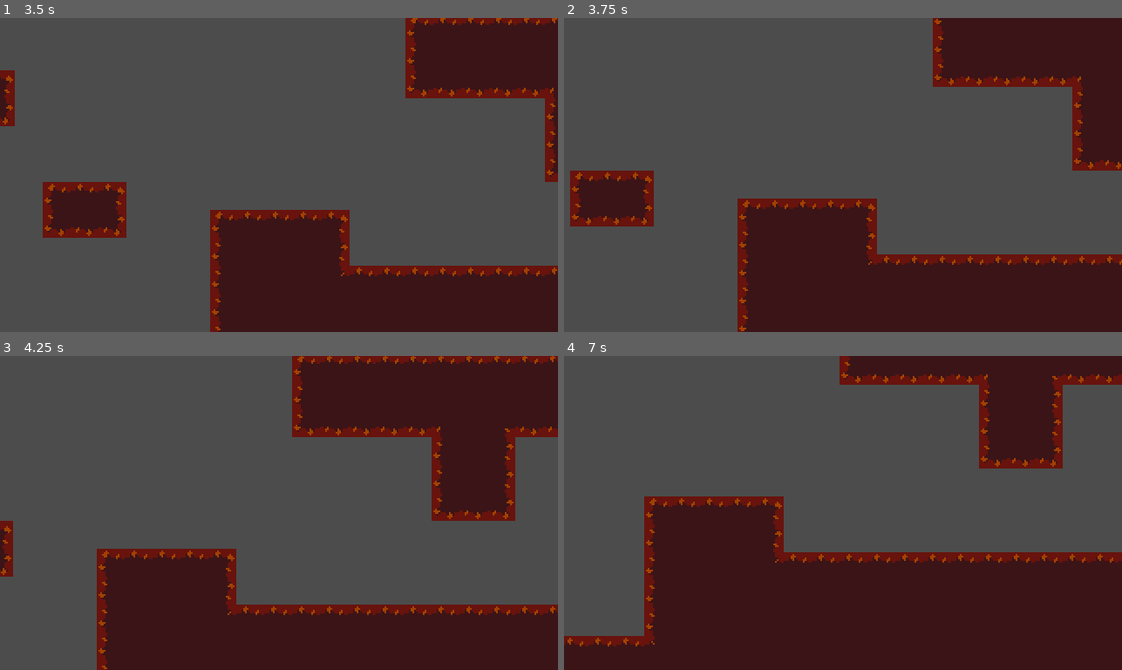
Above: before the commit, frames 1-4 (two rows, left to right).
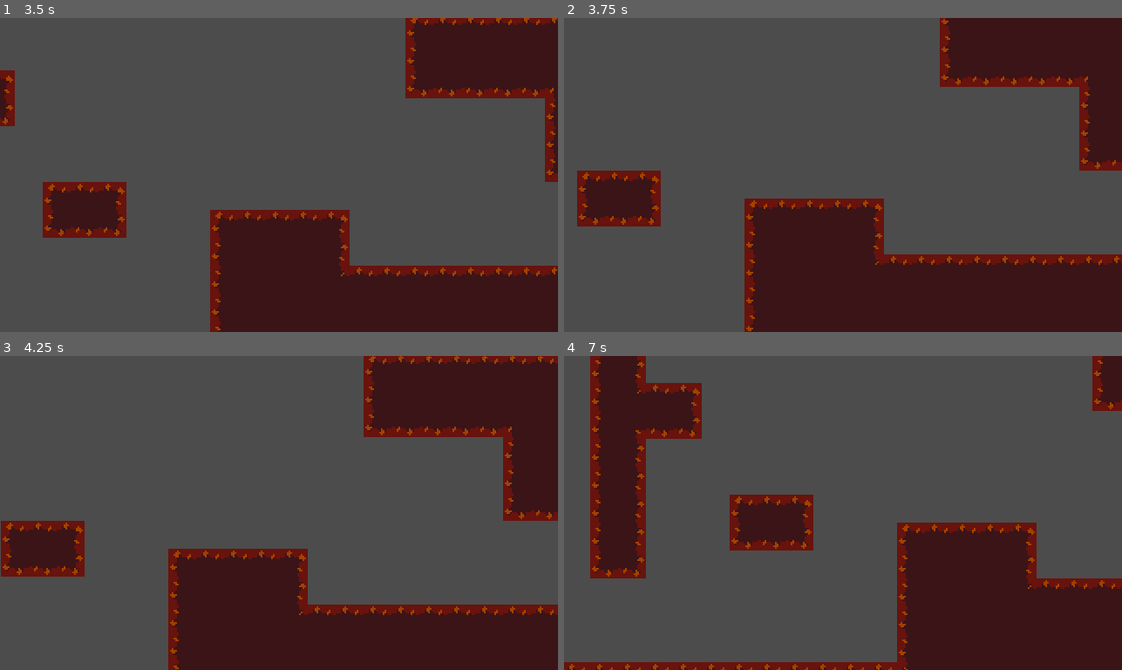
Above: after the commit, the same moments.

Repository: debobrad579/Labyrinth
Game: Godot game, scene res://Main.tscn
The game is run twice, just before and just after one commit, with the same random seed, the same clock (stepped at 60 frames per second) and the same inputs.
Inputs (mouse positions are in pixels of both pictures, inside the frame that each line leads up to):
- Up to frame 1 (3.5 s): move the mouse to (401, 159) at 0.52 s; hold D (walk_right_p1) 0.53-2.03 s; click (401, 159) at 0.6 s; tap Space (jump_p1) at 0.77, 1.52, 3.02 s; move the mouse to (167, 190) at 1.27 s; right-click (167, 190) at 1.35 s; move the mouse to (334, 105) at 2.02 s; hold A (walk_left_p1) 2.03-2.78 s; tap F (dash_p1) at 2.1 s; move the mouse to (251, 237) at 2.77 s; hold D (walk_right_p1) from 2.78 s (still down); tap Left (walk_left_p2) at 2.85 s
- Up to frame 2 (3.75 s): keep holding D (walk_right_p1); move the mouse to (1010, 222) at 3.52 s; tap Right (walk_right_p2) at 3.6 s
- Up to frame 3 (4.25 s): keep holding D (walk_right_p1); tap Space (jump_p1) at 3.77 s
- Up to frame 4 (7 s): move the mouse to (675, 465) at 4.27 s; release D (walk_right_p1) at 4.28 s; hold A (walk_left_p1) 4.28-5.03 s; click (675, 465) at 4.35 s; tap Space (jump_p1) at 4.52, 6.02, 6.77 s; move the mouse to (870, 513) at 5.02 s; hold D (walk_right_p1) 5.03-5.78 s; right-click (870, 513) at 5.1 s; move the mouse to (759, 434) at 5.77 s; hold A (walk_left_p1) from 5.78 s (still down); tap F (dash_p1) at 5.85 s; move the mouse to (965, 497) at 6.52 s; tap Left (walk_left_p2) at 6.6 s

Frame 1 is identical in both runs. In frame 2, 5.0% of the frame differs, in the area x 1-100%, y 0-100%; in frame 3, 22%; in frame 4, 46%, in the area x 0-100%, y 0-100%.
Error before the commit: Invalid get index 'position' (on base: 'previously freed instance'). (res://Player/Camera.gd:33)

Commit message:
Changed main enemy script.

Diff:
--- a/Enemies/EnemiesInheritance/Enemy.gd
+++ b/Enemies/EnemiesInheritance/Enemy.gd
@@ -1,24 +1,155 @@
 class_name DefaultEnemy
 extends KinematicBody2D
 
+enum{
+	IDLE,
+	WANDER,
+	CHASE
+}
+
+export var ACCELERATION = 300
+export var MAX_SPEED = 30
+export var FRICTION = 200
+export var WANDER_TARGET_RANGE = 4
+export var GRAVITY = 300
+export var KNOCKBACK_STRENGTH_Y = 100
+export var KNOCKBACK_STRENGTH_X = 150
+export var AIR_BORNE = false
+export var AI = false
+
+var motion = Vector2.ZERO
+var knockback = Vector2.ZERO
+var aim = Vector2.ZERO
+var target_player = null
+var pursuit_timer_active = false
+var state = IDLE
+
 onready var players = get_tree().get_nodes_in_group("Players")
 onready var objectDetector = $ObjectDetector
+onready var stats = $Stats
+onready var playerDetection = $PlayerDetection
+onready var hurtbox = $Hurtbox
+onready var wanderController = $WanderController
+onready var pursuitTimer = $PursuitTimer
 
-func target_player_in_sight(player_list : Array = players):
+func _ready():
+	if AI == true:
+		if players.size() > 0:
+			objectDetector.cast_to = players[0].position - position
+	if AIR_BORNE == true:
+		KNOCKBACK_STRENGTH_Y = 0
 
-	var target_player
+func _physics_process(delta):
+	knockback = knockback.move_toward(Vector2.ZERO, FRICTION * delta)
+	knockback = move_and_slide(knockback)
+	print(motion.x)
+	print(state)
+	if AI == true:
+		match state:
+			IDLE:
+				motion = motion.move_toward(Vector2.ZERO, FRICTION * delta)
+			# If the enemy was moving, it will slow to a stop.
+				seek_player()
+			# The enemy searches for the player while in the "IDLE" state.
 
-	if players.size() > 0:
-		if players[0] == player_list[0]:
-			target_player = players[0]
-		elif players[1] == player_list[0]:
-			target_player = players[1]
+				if wanderController.get_time_left() == 0:
+					change_state()
+			WANDER:
+				seek_player()
+			# The enemy still searches for the player while in the "WANDER" state.
 
-	if target_player != null :
-		objectDetector.cast_to = target_player.position - position
+				if wanderController.get_time_left() == 0:
+					change_state()
+				# After a certain amount of time, the enemy will choose a random state.
 
+				accelerate_towards_point(wanderController.targetPosition, delta)
+				if global_position.distance_to(wanderController.targetPosition) <= WANDER_TARGET_RANGE:
+					change_state()
+			# If the player is not detected and the enemy's "WANDER" state is chosen, the
+			# enemy will chose a spot to wander to, then move towards that spot. The enemy
+			# will then choose a random state.
 
-	if not objectDetector.is_colliding() and target_player != null:
-		return target_player
+			CHASE:
+				# Added seek_player() in here, just so the monster keeps
+				# checking line of sight.
+				seek_player()
+
+				# If the object detector is colliding, but the state is still
+				# CHASE, then check the timer
+				if objectDetector.is_colliding():
+					# If the timer hasn't started yet, start it.
+					if pursuit_timer_active == false:
+						pursuitTimer.start()
+						pursuit_timer_active = true
+
+					# if the timer has started, but run out, then switch states.
+					# This gives the monster a 3 second pursuit length, but this
+					# can be changed under the 'PursuitTimer' node.
+					elif pursuit_timer_active == true and pursuitTimer.is_stopped():
+						pursuit_timer_active = false
+						state = pick_random_state([IDLE, WANDER])
+
+				# NOTE THE AIM! Aim is the relative position from the monster, so
+				# One the player moves out of the 'line of sight' aim is perserved
+				# as the last location, so the monster keeps moving in that direction.
+				# Note that this acts like the monster keeps moving in a given
+				# direction. I can explain this more if you want.
+				accelerate_towards_point(position + aim, delta)
+				print(aim)
+	if AIR_BORNE == false:
+		var gravity_vector = Vector2(0, GRAVITY)
+		motion += gravity_vector * delta
+		motion = move_and_slide(motion, -gravity_vector, true, 4, PI/4, false)
 	else:
-		return null
+		motion = move_and_slide(motion)
+
+func seek_player():
+	if playerDetection.can_see_player():
+
+		if players.size() > 0:
+		# So if a player is detected, then it will check which
+		# player is the first on the player detection list.
+		# This is then assigned as the "target_player".
+			if players[0] == playerDetection.players[0]:
+				target_player = players[0]
+			elif players[1] == playerDetection.players[0]:
+				target_player = players[1]
+
+		# Cast the raycast at the target player (position is different from
+		# cast_to. Cast_to is the tip relative to position. In this case
+		# We want to move the tip, not position.
+		# Note that the cast_to is set to the players position relative to the
+		# monsters. Without the - position (minus monster's position) the
+		# tip will not go to the player, but to the player + the monsters position
+		# from the origin.
+		if target_player != null:
+			objectDetector.cast_to = target_player.position - position
+
+		if not objectDetector.is_colliding():
+			aim = objectDetector.cast_to
+			state = CHASE
+
+func accelerate_towards_point(point, delta):
+	var direction = global_position.direction_to(point)
+	if AIR_BORNE == true:
+		motion = motion.move_toward(direction * MAX_SPEED, ACCELERATION * delta)
+	else:
+		motion.x = motion.move_toward(direction * MAX_SPEED, ACCELERATION * delta).x
+
+func change_state():
+	state = pick_random_state([IDLE, WANDER])
+	wanderController.start_wander_timer(rand_range(1, 3))
+
+func pick_random_state(state_list):
+	state_list.shuffle()
+	return state_list.pop_front()
+
+func _on_Hurtbox_area_entered(area):
+	stats.health -= 1
+	if area.knockback_2 == 0:
+		knockback = Vector2(KNOCKBACK_STRENGTH_X, -KNOCKBACK_STRENGTH_Y)
+	else:
+		knockback = Vector2(-KNOCKBACK_STRENGTH_X, -KNOCKBACK_STRENGTH_Y)
+
+func _on_Stats_no_health():
+	queue_free()
--- a/Enemies/EnemiesInheritance/Enemy.tscn
+++ b/Enemies/EnemiesInheritance/Enemy.tscn
@@ -9,6 +9,7 @@
 [ext_resource path="res://Enemies/EnemiesInheritance/Enemy.gd" type="Script" id=7]
 
 [node name="Enemy" type="KinematicBody2D"]
+collision_layer = 16
 script = ExtResource( 7 )
 
 [node name="CollisionShape2D" type="CollisionShape2D" parent="."]
@@ -27,6 +28,12 @@
 
 [node name="ObjectDetector" parent="." instance=ExtResource( 1 )]
 
+[node name="PursuitTimer" type="Timer" parent="."]
+wait_time = 3.0
+one_shot = true
+[connection signal="no_health" from="Stats" to="." method="_on_Stats_no_health"]
+[connection signal="area_entered" from="Hurtbox" to="." method="_on_Hurtbox_area_entered"]
+
 [editable path="Hurtbox"]
 
 [editable path="Hitbox"]
--- /dev/null
+++ b/Enemies/Enemy.tscn
@@ -0,0 +1,3 @@
+[gd_scene format=2]
+
+[node name="JumpEnemy" type="KinematicBody2D"]
--- a/Enemies/FlyingEnemy.tscn
+++ b/Enemies/FlyingEnemy.tscn
@@ -7,7 +7,6 @@
 [ext_resource path="res://ReusableNodes/PlayerDetection.tscn" type="PackedScene" id=5]
 [ext_resource path="res://ReusableNodes/WanderController.tscn" type="PackedScene" id=6]
 [ext_resource path="res://ReusableNodes/ObjectDetector.tscn" type="PackedScene" id=7]
-[ext_resource path="res://ReusableNodes/Hitbox.gd" type="Script" id=8]
 
 [sub_resource type="CapsuleShape2D" id=1]
 radius = 8.0
@@ -37,13 +36,11 @@
 [node name="Hitbox" parent="." instance=ExtResource( 3 )]
 collision_layer = 8
 collision_mask = 64
-script = ExtResource( 8 )
 
 [node name="CollisionShape2D" parent="Hitbox" index="0"]
 shape = SubResource( 2 )
 
 [node name="Hurtbox" parent="." instance=ExtResource( 4 )]
-collision_layer = 4
 collision_mask = 32
 
 [node name="CollisionShape2D" parent="Hurtbox" index="0"]
--- /dev/null
+++ b/Enemies/FlyingEnemy2.tscn
@@ -0,0 +1,29 @@
+[gd_scene load_steps=5 format=2]
+
+[ext_resource path="res://Enemy.gd" type="Script" id=1]
+[ext_resource path="res://Enemies/EnemiesInheritance/Enemy.tscn" type="PackedScene" id=2]
+
+[sub_resource type="CircleShape2D" id=1]
+
+[sub_resource type="CircleShape2D" id=2]
+radius = 114.543
+
+[node name="Enemy" instance=ExtResource( 2 )]
+script = ExtResource( 1 )
+AIR_BORNE = true
+AI = true
+
+[node name="CollisionShape2D" parent="." index="0"]
+shape = SubResource( 1 )
+
+[node name="CollisionShape2D" parent="PlayerDetection" index="0"]
+shape = SubResource( 2 )
+
+[node name="WanderController" parent="." index="6"]
+WANDER_RANGE = 64
+
+[editable path="Hurtbox"]
+
+[editable path="Hitbox"]
+
+[editable path="PlayerDetection"]
--- a/Enemies/FlyingEnemyAI.gd
+++ b/Enemies/FlyingEnemyAI.gd
@@ -43,8 +43,6 @@
 
 func _ready():
 	state = pick_random_state([IDLE, WANDER])
-
-	print(players)
 
 	# NOTE!! ----------------------------------------------------------------------
 	# Due to a weird bug, the raycast won't initialize properly until the first
--- a/Enemies/GroundEnemy.tscn
+++ b/Enemies/GroundEnemy.tscn
@@ -30,7 +30,6 @@
 shape = SubResource( 1 )
 
 [node name="Hurtbox" parent="." instance=ExtResource( 3 )]
-collision_layer = 4
 collision_mask = 32
 
 [node name="CollisionShape2D" parent="Hurtbox" index="0"]
--- /dev/null
+++ b/Enemies/JumpingEnemy.gd
@@ -0,0 +1 @@
+extends "res://Enemies/EnemiesInheritance/Enemy.gd"
--- /dev/null
+++ b/Enemies/JumpingEnemy.tscn
@@ -0,0 +1,33 @@
+[gd_scene load_steps=6 format=2]
+
+[ext_resource path="res://Enemies/EnemiesInheritance/Enemy.tscn" type="PackedScene" id=1]
+[ext_resource path="res://Enemies/JumpingEnemy.gd" type="Script" id=2]
+
+[sub_resource type="RectangleShape2D" id=1]
+extents = Vector2( 8, 8 )
+
+[sub_resource type="RectangleShape2D" id=2]
+
+[sub_resource type="RectangleShape2D" id=3]
+extents = Vector2( 8, 8 )
+
+[node name="JumpingEnemy" instance=ExtResource( 1 )]
+script = ExtResource( 2 )
+
+[node name="CollisionShape2D" parent="." index="0"]
+shape = SubResource( 1 )
+
+[node name="Stats" parent="." index="2"]
+maxHealth = 3
+
+[node name="CollisionShape2D" parent="Hurtbox" index="0"]
+shape = SubResource( 2 )
+
+[node name="CollisionShape2D" parent="Hitbox" index="0"]
+shape = SubResource( 3 )
+
+[editable path="Hurtbox"]
+
+[editable path="Hitbox"]
+
+[editable path="PlayerDetection"]
--- /dev/null
+++ b/Enemy.gd
@@ -0,0 +1 @@
+extends "res://Enemies/EnemiesInheritance/Enemy.gd"
--- a/Main.tscn
+++ b/Main.tscn
@@ -6,6 +6,8 @@
 [ext_resource path="res://Enemies/FlyingEnemy.tscn" type="PackedScene" id=4]
 [ext_resource path="res://Enemies/BasicGroundEnemy.tscn" type="PackedScene" id=5]
 [ext_resource path="res://Enemies/GroundEnemy.tscn" type="PackedScene" id=6]
+[ext_resource path="res://Enemies/JumpingEnemy.tscn" type="PackedScene" id=7]
+[ext_resource path="res://Enemies/FlyingEnemy2.tscn" type="PackedScene" id=8]
 
 [node name="Main" type="Node2D"]
 
@@ -38,3 +40,11 @@
 
 [node name="GroundEnemy" parent="Enemies" instance=ExtResource( 6 )]
 position = Vector2( 280, 56 )
+
+[node name="Enemy" parent="Enemies" instance=ExtResource( 7 )]
+position = Vector2( 88, 136 )
+collision_layer = 1
+
+[node name="Enemy2" parent="Enemies" instance=ExtResource( 8 )]
+position = Vector2( 376, 48 )
+collision_layer = 1
--- a/Player/Player.gd
+++ b/Player/Player.gd
@@ -68,6 +68,7 @@
 onready var attack_hitbox = $BasicAttackPivot/BasicAttack/CollisionShape2D
 onready var attack_hitbox2 = $BasicAttackPivot/BasicAttack
 onready var stats = $Stats
+onready var hurtbox = $Hurtbox
 
 # Player Platforming Variables
 var motion = Vector2.ZERO
@@ -271,9 +272,9 @@
 func _on_AttackTimer_timeout():
 	attack_hitbox.disabled = true
 
-func _on_PlayerHurtbox_area_entered(area):
-	stats.health -= area.damage
-	print("hi")
-
 func _on_Stats_no_health():
 	queue_free()
+
+func _on_Hurtbox_area_entered(area):
+	stats.health -= area.damage
+	hurtbox.start_invincability(1)
--- a/Player/Player.tscn
+++ b/Player/Player.tscn
@@ -1,8 +1,9 @@
-[gd_scene load_steps=8 format=2]
+[gd_scene load_steps=9 format=2]
 
 [ext_resource path="res://Player/Player.gd" type="Script" id=1]
 [ext_resource path="res://Player/BasicAttack.gd" type="Script" id=2]
 [ext_resource path="res://ReusableNodes/Stats.tscn" type="PackedScene" id=3]
+[ext_resource path="res://ReusableNodes/Hurtbox.tscn" type="PackedScene" id=4]
 
 [sub_resource type="RectangleShape2D" id=1]
 extents = Vector2( 3.92402, 9.71526 )
@@ -16,7 +17,7 @@
 height = 7.22008
 
 [sub_resource type="RectangleShape2D" id=4]
-extents = Vector2( 3.43045, 9.20993 )
+extents = Vector2( 3.18017, 8.95964 )
 
 [node name="Player" type="KinematicBody2D" groups=[
 "Players",
@@ -84,18 +85,21 @@
 shape = SubResource( 3 )
 disabled = true
 
-[node name="PlayerHurtbox" type="Area2D" parent="."]
+[node name="Stats" parent="." instance=ExtResource( 3 )]
+maxHealth = 5
+
+[node name="Hurtbox" parent="." instance=ExtResource( 4 )]
 collision_layer = 64
-collision_mask = 8
 
-[node name="CollisionShape2D" type="CollisionShape2D" parent="PlayerHurtbox"]
+[node name="CollisionShape2D" parent="Hurtbox" index="0"]
 shape = SubResource( 4 )
 
-[node name="Stats" parent="." instance=ExtResource( 3 )]
-maxHealth = 5
+[node name="Sprite" type="Sprite" parent="."]
 [connection signal="body_entered" from="WallDetector" to="." method="_on_WallDetector_body_entered"]
 [connection signal="body_exited" from="WallDetector" to="." method="_on_WallDetector_body_exited"]
 [connection signal="timeout" from="WallJumpTimer" to="." method="_on_WallJumpTimer_timeout"]
 [connection signal="timeout" from="AttackTimer" to="." method="_on_AttackTimer_timeout"]
-[connection signal="area_entered" from="PlayerHurtbox" to="." method="_on_PlayerHurtbox_area_entered"]
 [connection signal="no_health" from="Stats" to="." method="_on_Stats_no_health"]
+[connection signal="area_entered" from="Hurtbox" to="." method="_on_Hurtbox_area_entered"]
+
+[editable path="Hurtbox"]
--- a/ReusableNodes/Hurtbox.gd
+++ b/ReusableNodes/Hurtbox.gd
@@ -1 +1,29 @@
 extends Area2D
+
+var invincable = false setget set_invincable
+
+onready var timer = $Timer
+onready var Collision = $CollisionShape2D
+
+signal invincability_started
+signal invincability_ended
+
+func set_invincable(value):
+	invincable = value
+	if invincable == true:
+		emit_signal("invincability_started")
+	else:
+		emit_signal("invincability_ended")
+
+func start_invincability(duration):
+	self.invincable = true
+	timer.start(duration)
+
+func _on_Timer_timeout():
+	self.invincable = false
+
+func _on_Hurtbox_invincability_started():
+	Collision.set_deferred("disabled", true)
+
+func _on_Hurtbox_invincability_ended():
+	Collision.disabled = false
--- a/ReusableNodes/Hurtbox.tscn
+++ b/ReusableNodes/Hurtbox.tscn
@@ -3,6 +3,13 @@
 [ext_resource path="res://ReusableNodes/Hurtbox.gd" type="Script" id=1]
 
 [node name="Hurtbox" type="Area2D"]
+collision_layer = 4
+collision_mask = 0
 script = ExtResource( 1 )
 
 [node name="CollisionShape2D" type="CollisionShape2D" parent="."]
+
+[node name="Timer" type="Timer" parent="."]
+[connection signal="invincability_ended" from="." to="." method="_on_Hurtbox_invincability_ended"]
+[connection signal="invincability_started" from="." to="." method="_on_Hurtbox_invincability_started"]
+[connection signal="timeout" from="Timer" to="." method="_on_Timer_timeout"]
--- a/ReusableNodes/Stats.gd
+++ b/ReusableNodes/Stats.gd
@@ -1,3 +1,4 @@
+class_name EntityStats
 extends Node
 
 export(int) var maxHealth = 1 setget set_max_health
--- a/project.godot
+++ b/project.godot
@@ -13,9 +13,15 @@
 "class": "DefaultEnemy",
 "language": "GDScript",
 "path": "res://Enemies/EnemiesInheritance/Enemy.gd"
+}, {
+"base": "Node",
+"class": "EntityStats",
+"language": "GDScript",
+"path": "res://ReusableNodes/Stats.gd"
 } ]
 _global_script_class_icons={
-"DefaultEnemy": ""
+"DefaultEnemy": "",
+"EntityStats": ""
 }
 
 [application]
Not shown, added: .mono/metadata/ide_messaging_meta.txt
Not shown: 1 places in Enemies/FlyingEnemy.tscn that only renumber resources
Not shown: 1 places in Main.tscn that only renumber resources
